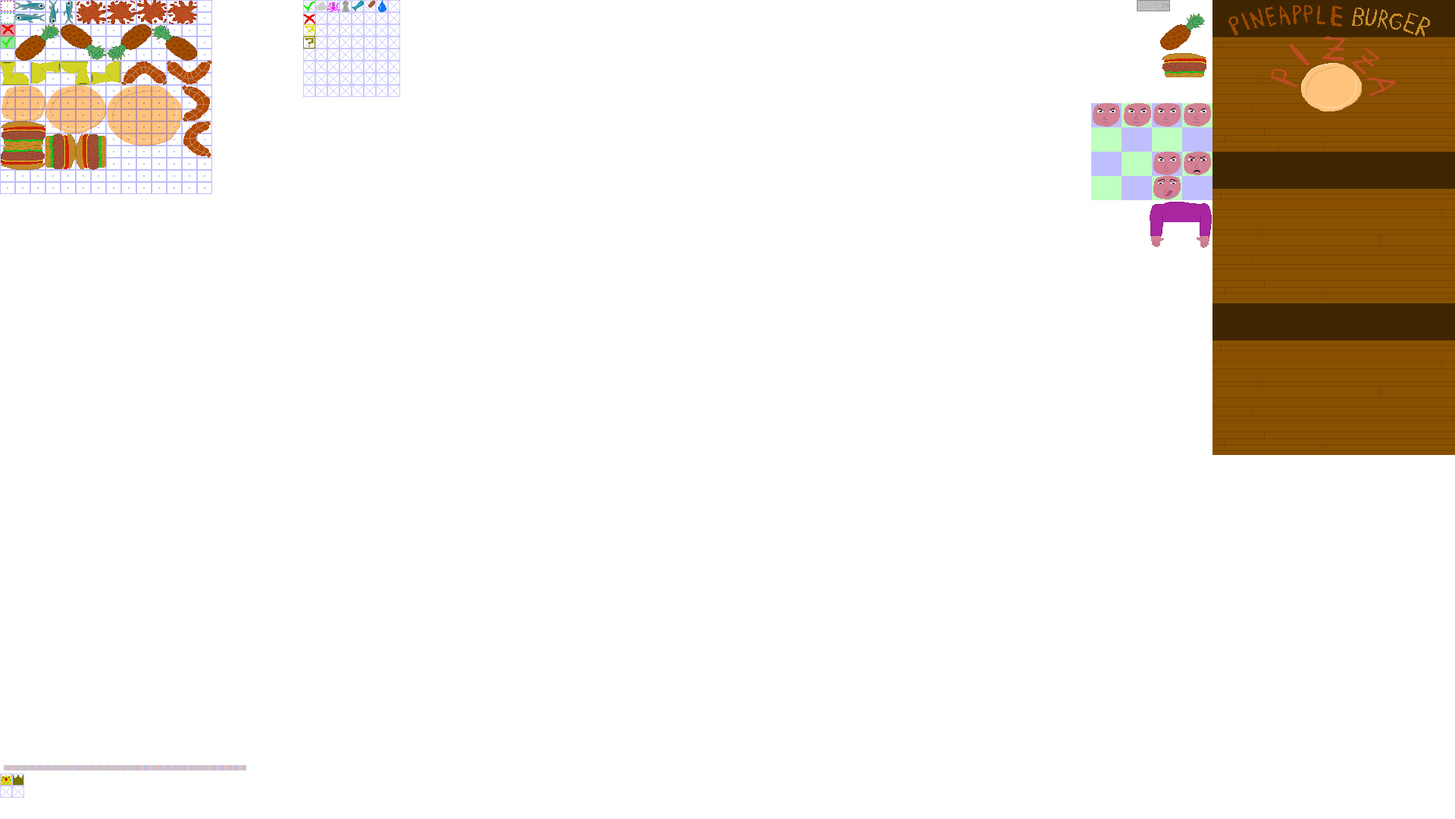
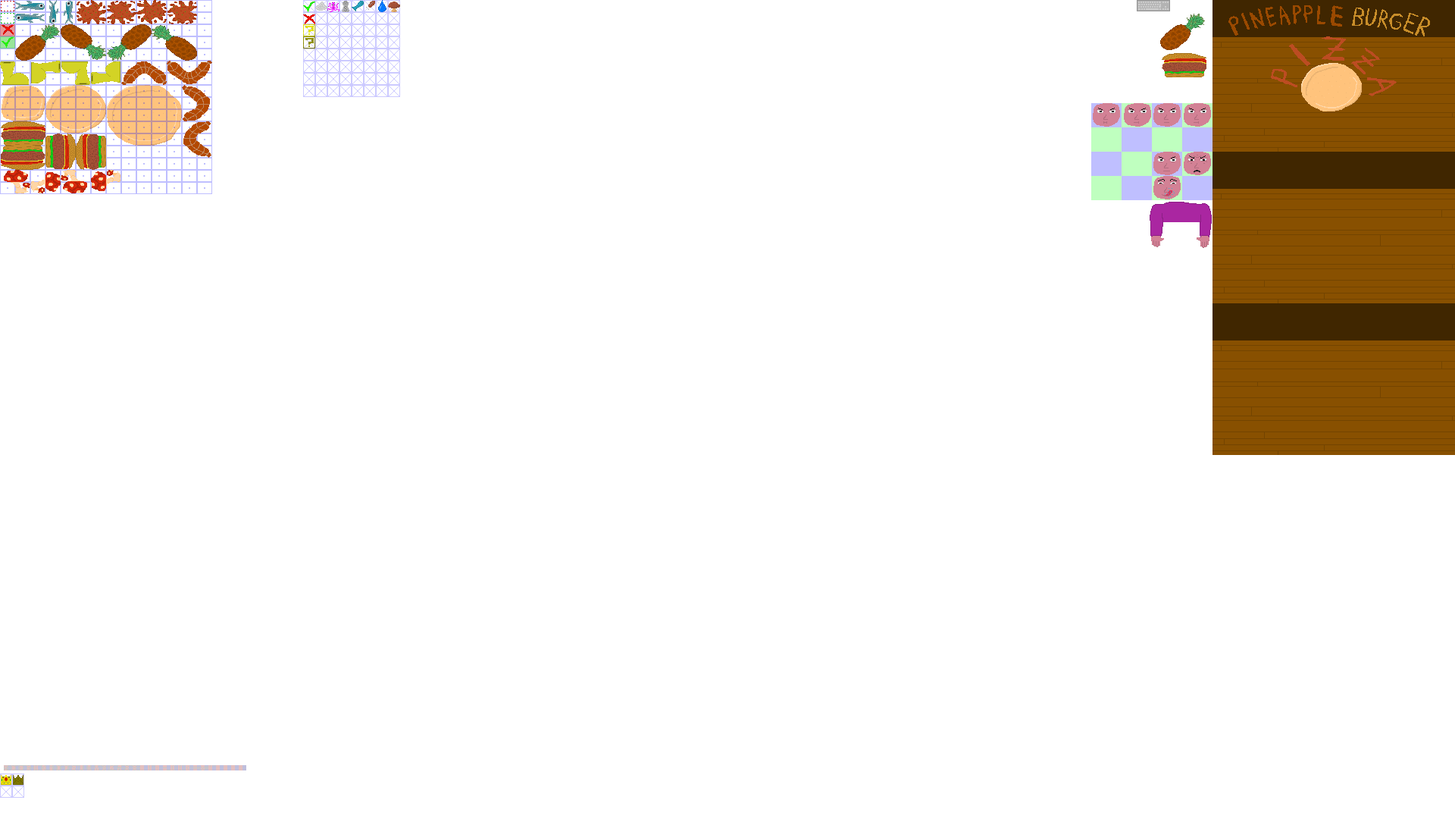
Revision of a layered (1455, 819) image; what changed, layer by layer:
painted on "flavors" over [388, 1, 401, 13]
painted on "pizzagrid" over [3, 169, 121, 194]
